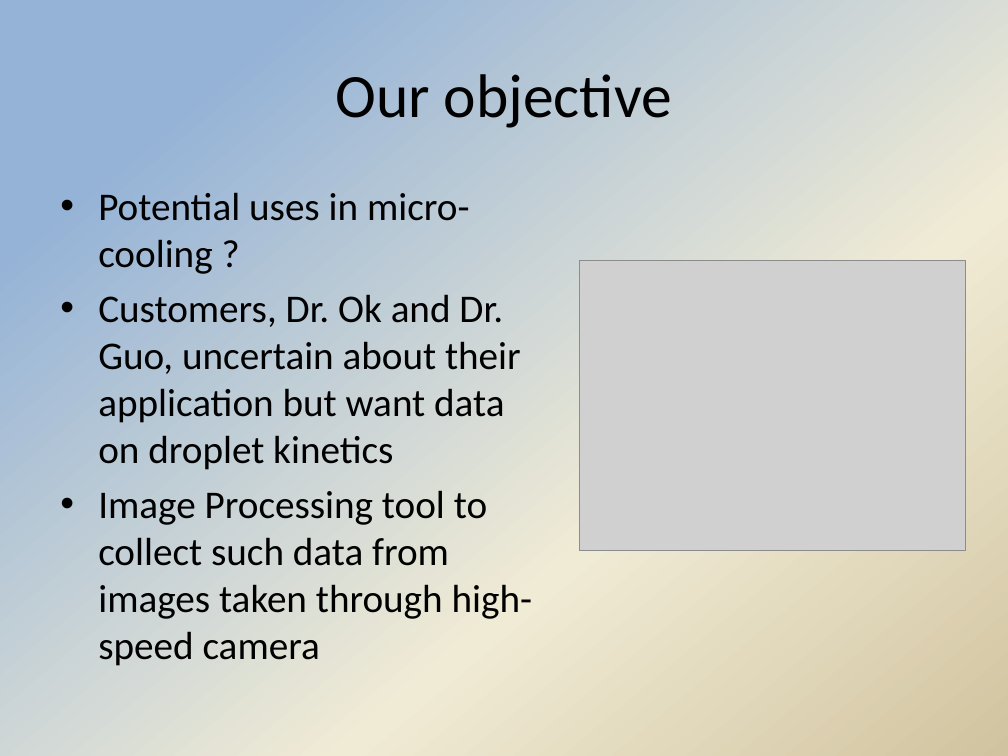
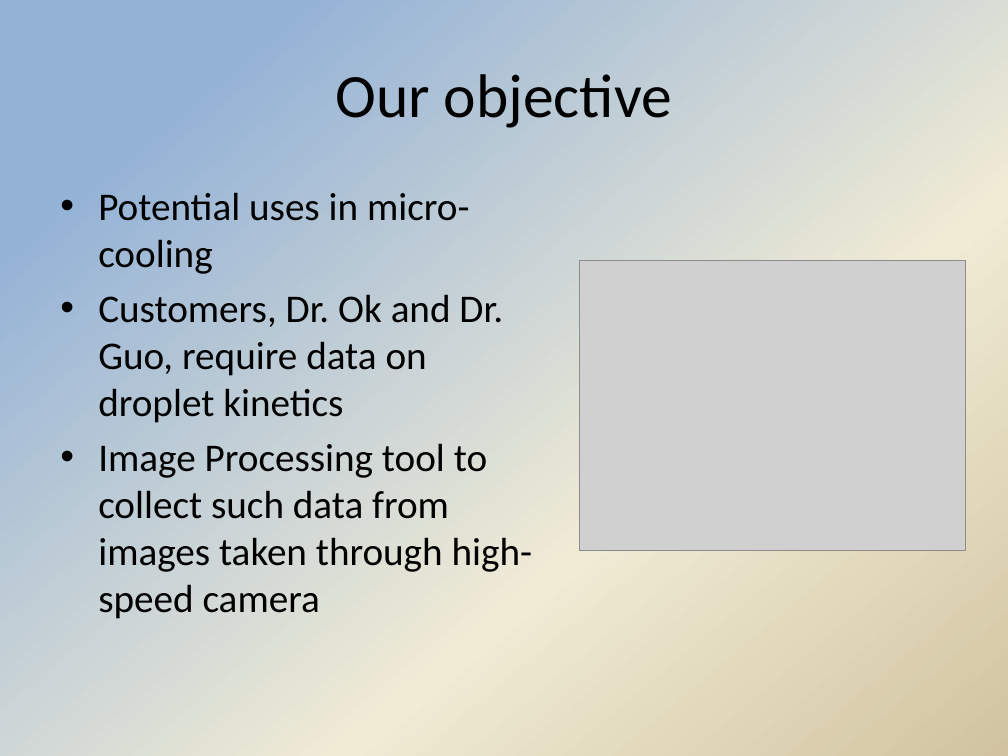
Before and after one commit to Hdtran89/ImageProcessing, a slide deck: slide 4 of A Team Documents/Interim presentation.pptx. Drawn at 1008x756 pixels with LibreOffice and Linux fonts; fonts in the diff are those of the drawing; grey boxes stand for pictures; background and template pictures are left out. Boxes give left, top, right and bottom in pixels: in the first picture for what was removed or moved away, otherwise in the second. Text is boxed around its words. In the diff, an @@ line names an element or a change of style, - is before the commit and + after.

```diff
--- a/A Team Documents/Interim presentation.pptx
+++ b/A Team Documents/Interim presentation.pptx
@@ text at bbox=[98, 192, 503, 423]: text changed @@
-• Potential uses in micro-cooling ?
-• Customers, Dr. Ok and Dr. Guo, uncertain about their application but want data on droplet kinetics
+• Potential uses in micro-cooling
+• Customers, Dr. Ok and Dr. Guo, require data on droplet kinetics
```
Also in this commit, not shown: 2 other slides changed.
